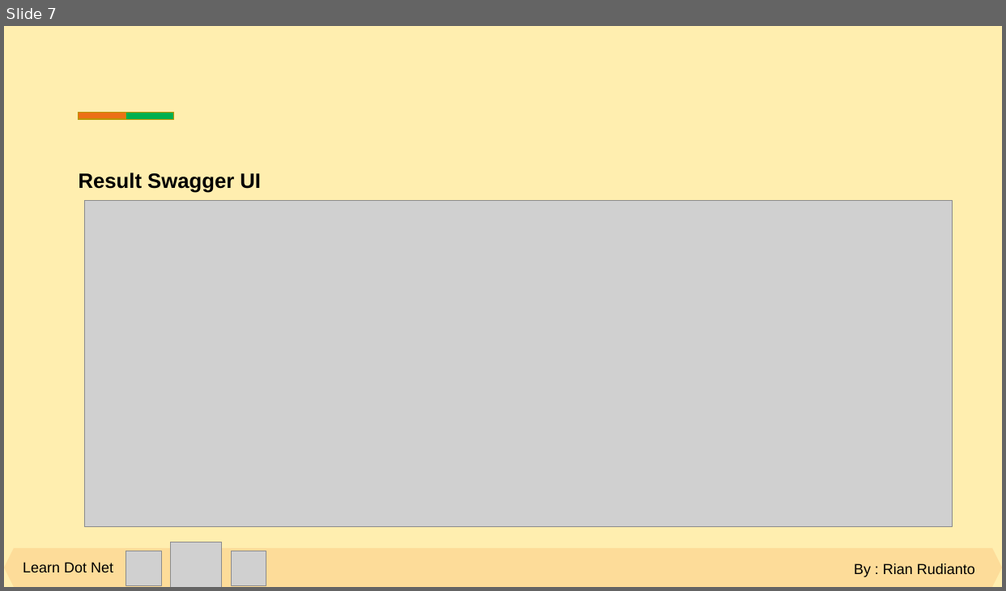
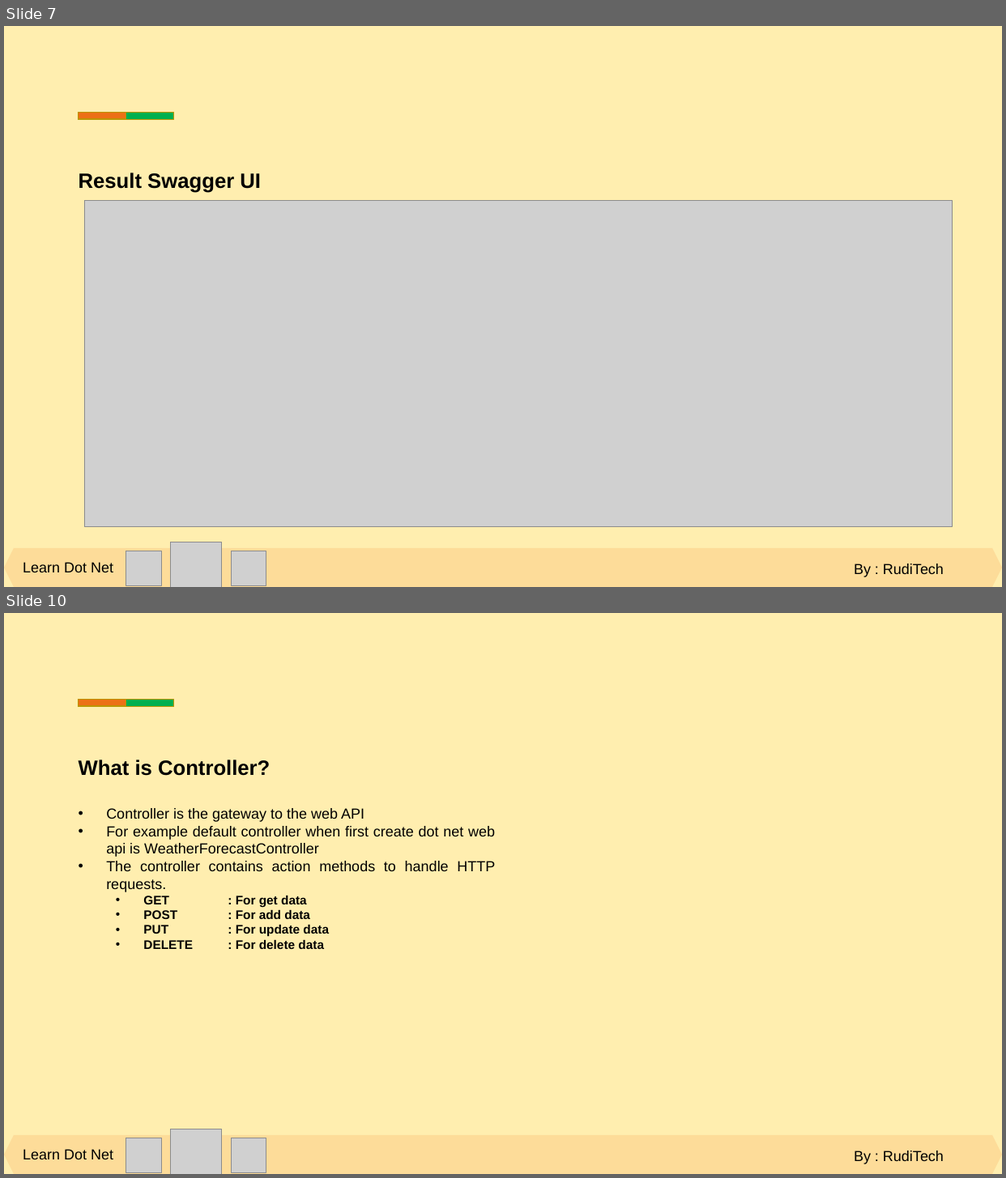
Before and after one commit to rudianto0/belajar-dot-net, a slide deck: Slide Materi.pptx. Shown one above the other, each under a label of ours: slide 7 before the commit, slides 7 and 10 after it; the slides between them are not shown. The pictures are 1006x591 and 1006x1178 pixels, drawn with LibreOffice and Linux fonts; fonts in the diff are those of the drawing; grey boxes stand for pictures. Boxes give left, top, right and bottom in pixels: in the first picture for what was removed or moved away, otherwise in the second. Text is boxed around its words. In the diff, an @@ line names an element or a change of style, - is before the commit and + after.

```diff
--- a/Slide Materi.pptx
+++ b/Slide Materi.pptx
@@ slide 10 added at (x1=4, y1=613, x2=1002, y2=1174), background #FFEEAF @@
@@ rectangle added at (x1=78, y1=699, x2=126, y2=706), fill #EC7016, outline #BD9506 1 pt @@
@@ rectangle added at (x1=126, y1=700, x2=174, y2=707), fill #00B050, outline #BD9506 1 pt @@
@@ text added at (x1=79, y1=760, x2=495, y2=949), 14 pt, text #000000 @@
+What is Controller?
+• Controller is the gateway to the web API
+• For example default controller when first create dot net web api is WeatherForecastController
+• The controller contains action methods to handle HTTP requests.
+  • GET : For get data
+  • POST : For add data
+  • PUT : For update data
+  • DELETE : For delete data
@@ hexagon added at (x1=4, y1=1135, x2=1002, y2=1174), fill #FDDC99 @@
@@ picture added at (x1=126, y1=1139, x2=161, y2=1174) @@
@@ picture added at (x1=170, y1=1129, x2=222, y2=1174) @@
@@ picture added at (x1=231, y1=1139, x2=266, y2=1174) @@
@@ text added at (x1=23, y1=1149, x2=113, y2=1160), 14 pt, text #000000 @@
+Learn Dot Net
@@ text added at (x1=854, y1=1151, x2=944, y2=1165), 14 pt, text #000000 @@
+By : RudiTech
@@ slide 7 changed as well @@
@@ text at (x1=854, y1=564, x2=944, y2=578): text changed @@
-By : Rian Rudianto
+By : RudiTech
```
Also in this commit, not shown: 6 other slides changed, 6 other slides added.
